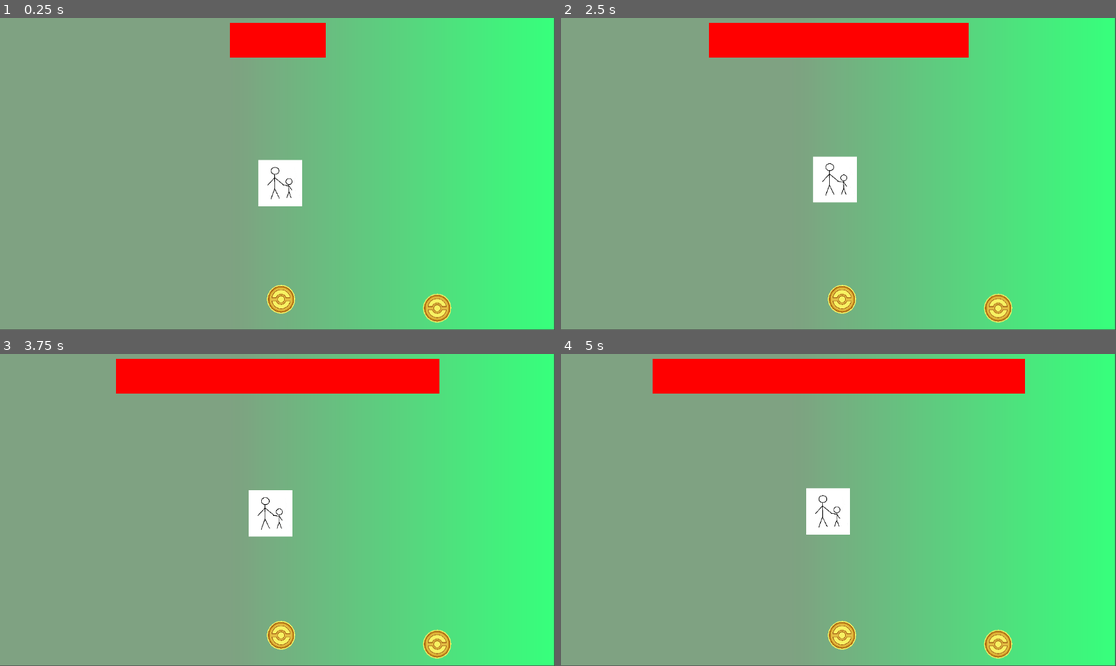
Above: before the commit, frames 1-4 (two rows, left to right).
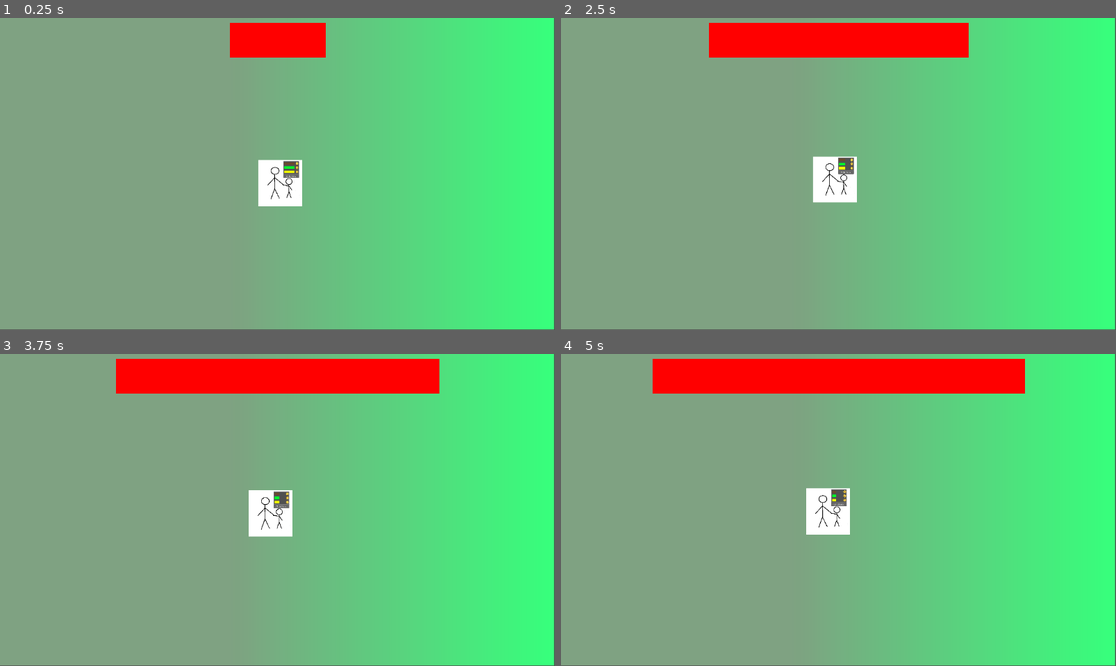
Above: after the commit, the same moments.

Repository: BatmenzDW/Watching-Us
Game: Godot game, scene res://Scenes/Level.tscn
Same seed, same stepped clock (60 frames per second), same inputs: the game is played once before the commit and once after it. The project has no main scene, so this scene is started directly.
Inputs:
- Up to frame 1 (0.25 s): no input
- Up to frame 2 (2.5 s): no input
- Up to frame 3 (3.75 s): no input
- Up to frame 4 (5 s): no input

The runs differ from the first frame. In frame 1, 0.9% of the frame differs, in the area x 48-82%, y 45-98%; in frame 2, 0.9%; in frame 3, 0.9%; in frame 4, 0.9%, in the area x 48-82%, y 43-98%.
Error before the commit: Assertion failed: Not possible with current parameters (res://Objects/map.gd:138)

Commit message:
Child UI

Diff:
--- a/Objects/Characters/Player.tscn
+++ b/Objects/Characters/Player.tscn
@@ -1,7 +1,8 @@
-[gd_scene load_steps=5 format=3 uid="uid://v7eeb3wbfggi"]
+[gd_scene load_steps=6 format=3 uid="uid://v7eeb3wbfggi"]
 
 [ext_resource type="Script" uid="uid://b33acafdle66b" path="res://Objects/Characters/player.gd" id="1_oo13o"]
 [ext_resource type="Texture2D" uid="uid://btb5dp555kqhm" path="res://Assets/Player_Sketch.png" id="1_t8hoq"]
+[ext_resource type="PackedScene" uid="uid://q06nf60uajs1" path="res://UI/ChildUI.tscn" id="3_ddc0b"]
 
 [sub_resource type="CapsuleShape2D" id="CapsuleShape2D_1ju47"]
 radius = 61.0
@@ -18,9 +19,17 @@
 texture = ExtResource("1_t8hoq")
 
 [node name="ParentCollider" type="CollisionShape2D" parent="."]
+visible = false
 position = Vector2(-42, -1)
 shape = SubResource("CapsuleShape2D_1ju47")
 
 [node name="ChildCollider" type="CollisionShape2D" parent="."]
+visible = false
 position = Vector2(63, 32)
 shape = SubResource("CapsuleShape2D_oo13o")
+
+[node name="ChildUI" parent="." instance=ExtResource("3_ddc0b")]
+offset_left = 26.0
+offset_top = -183.0
+offset_right = 156.0
+offset_bottom = -44.0
--- a/Objects/Characters/player.gd
+++ b/Objects/Characters/player.gd
@@ -1,4 +1,6 @@
 extends CharacterBody2D
+
+@onready var child_ui: ChildUI = $ChildUI
 
 @export var speed = 400
 
@@ -6,10 +8,24 @@
 
 var _delta_target = 10
 
+@export var hunger = 1.0
+@export var fun = 1.0
+@export var happiness = 1.0
+
 func _physics_process(delta):
 	velocity = position.direction_to(target) * speed * delta
 	if position.distance_to(target) > _delta_target:
 		move_and_slide()
+	else:
+		velocity = Vector2.ZERO
+
+func _update_stats():
+	child_ui.set_target_hunger(hunger)
+	child_ui.set_target_fun(fun)
+	child_ui.set_target_happiness(happiness)
 
 func set_target(pos: Vector2):
 	target = pos
+
+func map_transition(to: bool) -> void:
+	child_ui.visible = !to
--- a/Scenes/Level.tscn
+++ b/Scenes/Level.tscn
@@ -1,8 +1,7 @@
-[gd_scene load_steps=6 format=3 uid="uid://cdisbxckds82v"]
+[gd_scene load_steps=5 format=3 uid="uid://cdisbxckds82v"]
 
 [ext_resource type="PackedScene" uid="uid://b73o7gyasv71e" path="res://UI/ParanoiaBar.tscn" id="1_0ba56"]
 [ext_resource type="PackedScene" uid="uid://v7eeb3wbfggi" path="res://Objects/Characters/Player.tscn" id="2_vsvp5"]
-[ext_resource type="PackedScene" uid="uid://c6nvbew5vgl1" path="res://Objects/Map.tscn" id="3_8rbpu"]
 
 [sub_resource type="Gradient" id="Gradient_sfrck"]
 offsets = PackedFloat32Array(0.42, 1)
@@ -23,9 +22,3 @@
 [node name="Player" parent="." instance=ExtResource("2_vsvp5")]
 position = Vector2(583, 344)
 scale = Vector2(0.25, 0.25)
-
-[node name="Map" parent="." node_paths=PackedStringArray("start_pos") instance=ExtResource("3_8rbpu")]
-start_pos = NodePath("Start")
-
-[node name="Start" type="Node2D" parent="Map"]
-position = Vector2(583, 584)
--- /dev/null
+++ b/UI/ChildUI.tscn
@@ -0,0 +1,104 @@
+[gd_scene load_steps=4 format=3 uid="uid://q06nf60uajs1"]
+
+[ext_resource type="Script" uid="uid://d3rdd7ay10lld" path="res://UI/child_ui.gd" id="1_eyl31"]
+[ext_resource type="Texture2D" uid="uid://e6s1oasbxh5i" path="res://Assets/Circle.png" id="2_olfrx"]
+
+[sub_resource type="Theme" id="Theme_olfrx"]
+HBoxContainer/constants/separation = 0
+
+[node name="ChildUI" type="FoldableContainer"]
+z_index = 1
+custom_minimum_size = Vector2(100, 100)
+offset_right = 157.0
+offset_bottom = 139.0
+title = "Child Stats"
+title_position = 1
+script = ExtResource("1_eyl31")
+
+[node name="VBoxContainer" type="VBoxContainer" parent="."]
+z_index = 1
+custom_minimum_size = Vector2(50, 50)
+layout_mode = 2
+
+[node name="HBoxContainer" type="HBoxContainer" parent="VBoxContainer"]
+layout_mode = 2
+size_flags_vertical = 3
+theme = SubResource("Theme_olfrx")
+
+[node name="Hunger" type="MarginContainer" parent="VBoxContainer/HBoxContainer"]
+layout_mode = 2
+size_flags_horizontal = 3
+theme_override_constants/margin_left = 5
+theme_override_constants/margin_top = 5
+theme_override_constants/margin_right = 5
+theme_override_constants/margin_bottom = 5
+
+[node name="ColorRect" type="ColorRect" parent="VBoxContainer/HBoxContainer/Hunger"]
+layout_mode = 2
+color = Color(0.42, 0.28601998, 0.1764, 1)
+
+[node name="AspectRatioContainer" type="AspectRatioContainer" parent="VBoxContainer/HBoxContainer"]
+layout_mode = 2
+
+[node name="TextureRect" type="TextureRect" parent="VBoxContainer/HBoxContainer/AspectRatioContainer"]
+custom_minimum_size = Vector2(25, 0)
+layout_mode = 2
+texture = ExtResource("2_olfrx")
+expand_mode = 1
+
+[node name="HBoxContainer2" type="HBoxContainer" parent="VBoxContainer"]
+layout_mode = 2
+size_flags_vertical = 3
+theme = SubResource("Theme_olfrx")
+
+[node name="Fun" type="MarginContainer" parent="VBoxContainer/HBoxContainer2"]
+layout_mode = 2
+size_flags_horizontal = 3
+theme_override_constants/margin_left = 5
+theme_override_constants/margin_top = 5
+theme_override_constants/margin_right = 5
+theme_override_constants/margin_bottom = 5
+
+[node name="ColorRect" type="ColorRect" parent="VBoxContainer/HBoxContainer2/Fun"]
+layout_mode = 2
+color = Color(0, 1, 0.16666651, 1)
+
+[node name="AspectRatioContainer" type="AspectRatioContainer" parent="VBoxContainer/HBoxContainer2"]
+layout_mode = 2
+
+[node name="TextureRect" type="TextureRect" parent="VBoxContainer/HBoxContainer2/AspectRatioContainer"]
+custom_minimum_size = Vector2(25, 0)
+layout_mode = 2
+texture = ExtResource("2_olfrx")
+expand_mode = 1
+
+[node name="HBoxContainer3" type="HBoxContainer" parent="VBoxContainer"]
+layout_mode = 2
+size_flags_vertical = 3
+theme = SubResource("Theme_olfrx")
+
+[node name="Happiness" type="MarginContainer" parent="VBoxContainer/HBoxContainer3"]
+layout_mode = 2
+size_flags_horizontal = 3
+theme_override_constants/margin_left = 5
+theme_override_constants/margin_top = 5
+theme_override_constants/margin_right = 5
+theme_override_constants/margin_bottom = 5
+
+[node name="ColorRect" type="ColorRect" parent="VBoxContainer/HBoxContainer3/Happiness"]
+layout_mode = 2
+color = Color(0.95000005, 1, 0, 1)
+
+[node name="AspectRatioContainer" type="AspectRatioContainer" parent="VBoxContainer/HBoxContainer3"]
+layout_mode = 2
+
+[node name="TextureRect" type="TextureRect" parent="VBoxContainer/HBoxContainer3/AspectRatioContainer"]
+custom_minimum_size = Vector2(25, 0)
+layout_mode = 2
+texture = ExtResource("2_olfrx")
+expand_mode = 1
+
+[node name="ColorRect" type="ColorRect" parent="."]
+custom_minimum_size = Vector2(100, 100)
+layout_mode = 2
+color = Color(0.31431624, 0.3143161, 0.31431603, 1)
--- /dev/null
+++ b/UI/child_ui.gd
@@ -0,0 +1,55 @@
+extends FoldableContainer
+class_name ChildUI
+
+@onready var hunger: MarginContainer = $VBoxContainer/HBoxContainer/Hunger
+@onready var fun: MarginContainer = $VBoxContainer/HBoxContainer2/Fun
+@onready var happiness: MarginContainer = $VBoxContainer/HBoxContainer3/Happiness
+
+@export var max_size = 95
+@export var min_size = 5
+
+@export var speed = -0.2
+
+var target_delta = 0.05
+
+var _current_hunger = 1.0
+var _current_fun = 1.0
+var _current_happiness = 1.0
+
+var _target_hunger = 0.0
+var _target_fun = 0.0
+var _target_hapiness = 0.0
+
+func set_target_hunger(val: float) -> void:
+	_target_hunger = val
+
+func set_target_fun(val: float) -> void:
+	_target_fun = val
+
+func set_target_happiness(val: float) -> void:
+	_target_hapiness = val
+
+func _set_bar_size(percent: float, bar: MarginContainer):
+	var val = 1 - percent
+	val *= max_size - min_size
+	val += min_size
+	bar.add_theme_constant_override("margin_right", val)
+
+func _process(delta: float) -> void:
+	# set hunger bar
+	if abs(_current_hunger - _target_hunger) > target_delta and _current_hunger > 0:
+		_set_bar_size(_current_hunger, hunger)
+
+	_current_hunger += speed * delta * (_current_hunger - _target_hunger)
+
+	# set fun bar
+	if abs(_current_fun - _target_fun) > target_delta and _current_fun > 0:
+		_set_bar_size(_current_fun, fun)
+
+	_current_fun += speed * delta * (_current_fun - _target_fun)
+
+	# set happiness bar
+	if abs(_current_happiness - _target_hapiness) > target_delta and _current_happiness > 0:
+		_set_bar_size(_current_happiness, happiness)
+
+	_current_happiness += speed * delta * (_current_happiness - _target_hapiness)
Not shown, added: UI/child_ui.gd.uid
Not shown, added: Art_Needed.md
